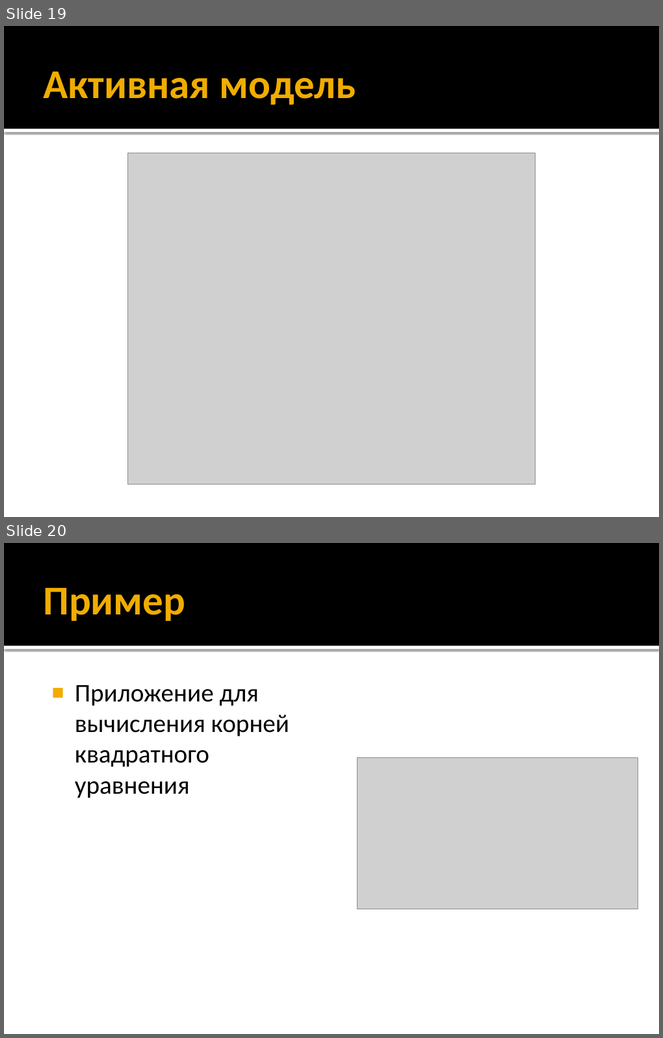
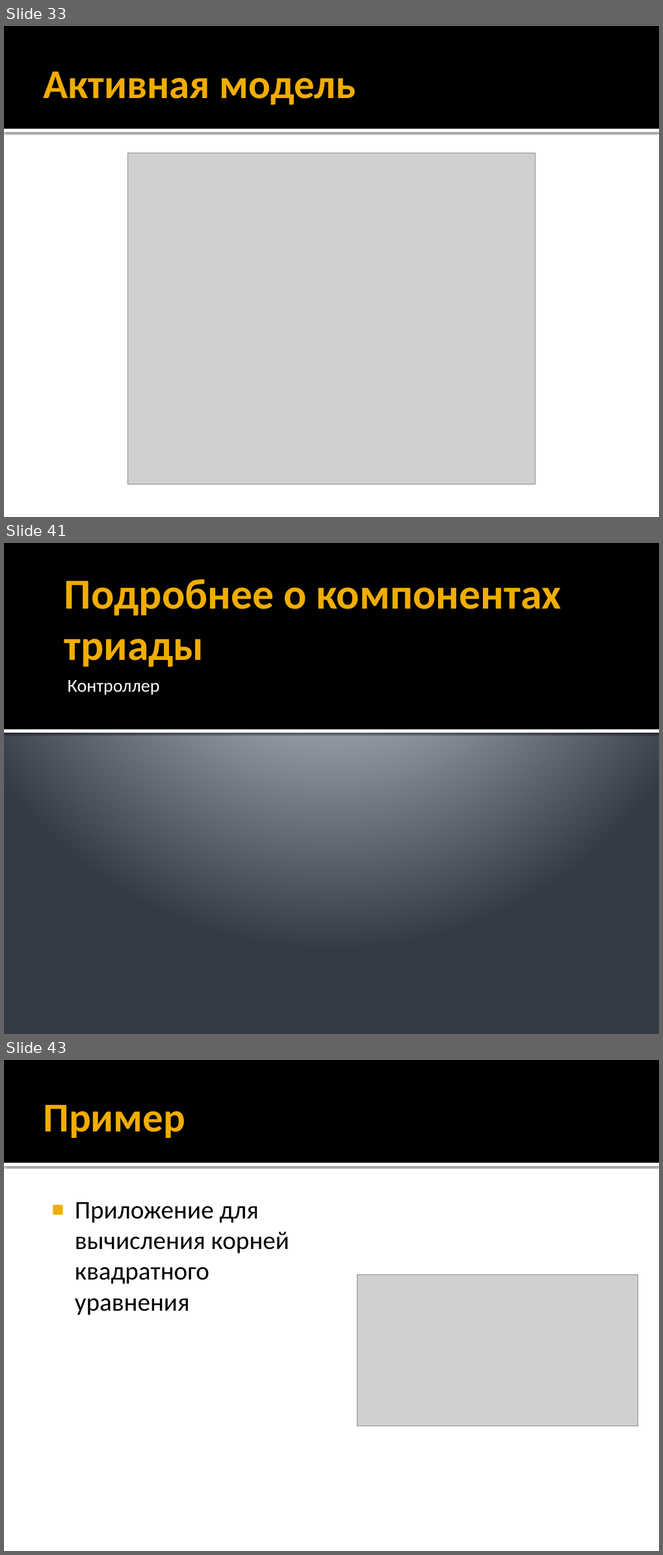
Before and after one commit to iv-sergius/ood, a slide deck: lectures/16.mvxx/mvxx.pptx. Shown one above the other, each under a label of ours: slides 19 and 20 before the commit, slides 33, 41 and 43 after it; the slides between them are not shown. The pictures are 663x1038 and 663x1555 pixels, drawn with LibreOffice and Linux fonts; fonts in the diff are those of the drawing; grey boxes stand for pictures. Boxes give left, top, right and bottom in pixels: in the first picture for what was removed or moved away, otherwise in the second. Text is boxed around its words. In the diff, an @@ line names an element or a change of style, - is before the commit and + after.

```diff
--- a/lectures/16.mvxx/mvxx.pptx
+++ b/lectures/16.mvxx/mvxx.pptx
@@ slide 41 added at box(4, 543, 659, 1034), background gradient #C1C5D3 to #BFC4D2 to #353B47 @@
@@ rectangle added at box(4, 543, 659, 730), fill #000000 @@
@@ title added at box(64, 579, 561, 667), 47 pt, text #F0AD00, bold @@
+Подробнее о компонентах триады
@@ text added at box(68, 680, 160, 695), 20 pt, text #FFFFFF @@
+Контроллер
@@ rectangle added at box(4, 730, 659, 733), fill #FFFFFF @@
@@ what was slide 19 is now slide 33 @@
@@ what was slide 20 is now slide 43 @@
```
Also in this commit, not shown: 5 slides changed, 23 other slides added, 3 slides removed, 3 other files.
